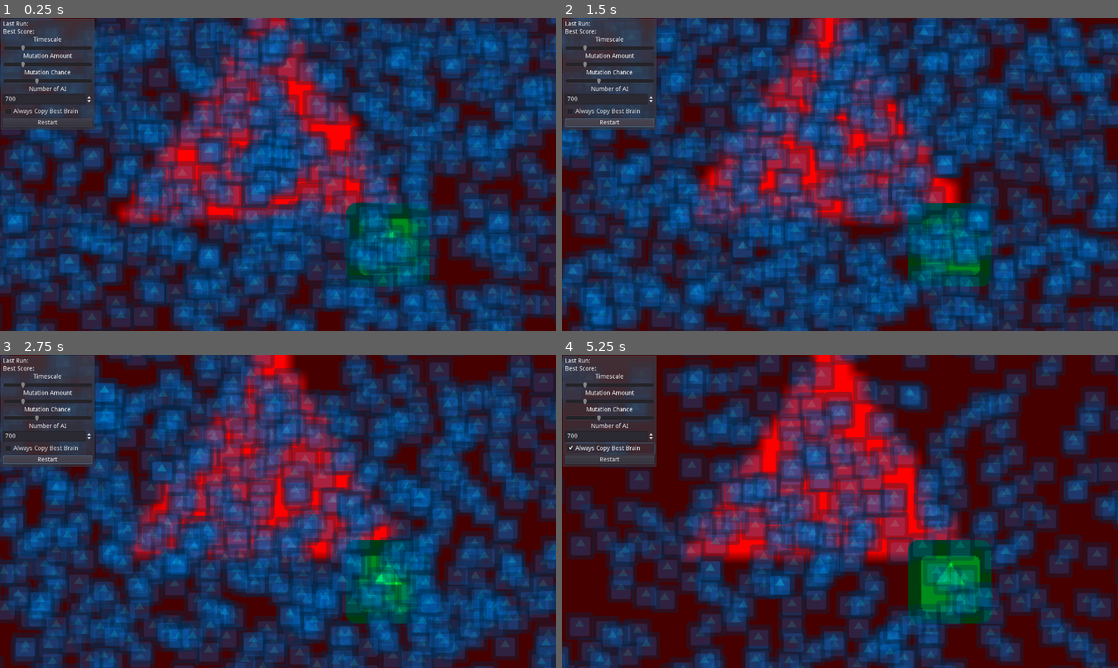
Above: before the commit, frames 1-4 (two rows, left to right).
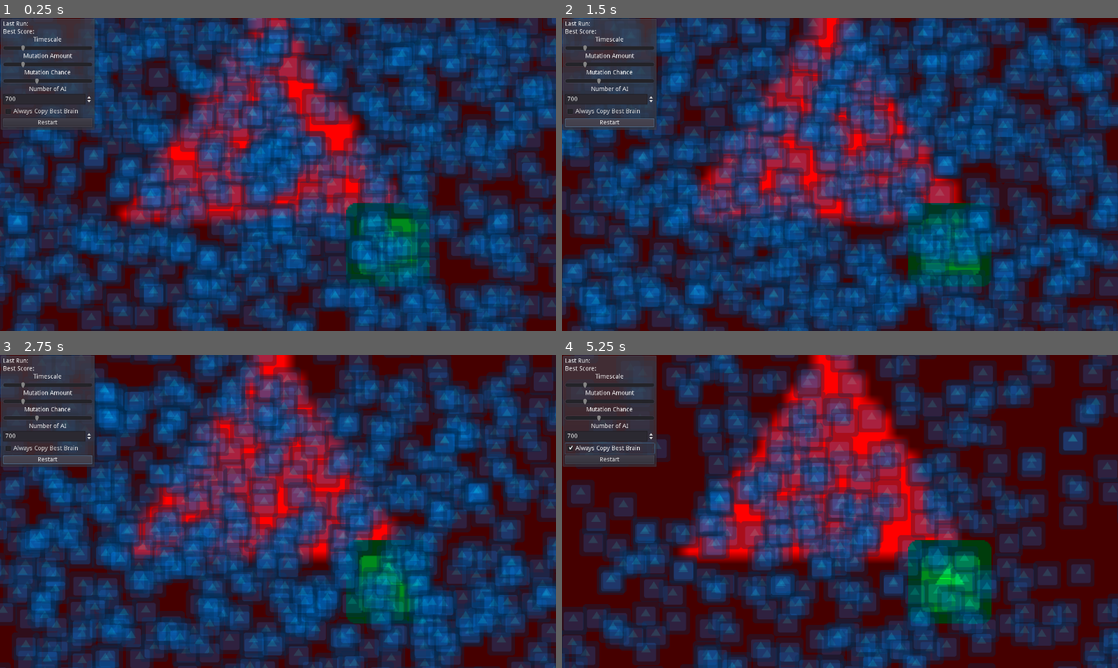
Above: after the commit, the same moments.

Repository: zomdiax5/GodotNeuralCars
Game: Godot game, scene res://Control.tscn
The game is run twice, just before and just after one commit, with the same random seed, the same clock (stepped at 60 frames per second) and the same inputs. The engine's default icon, where the game draws it, is replaced by a stand-in: a white triangle on a blue panel in a dark square.
Inputs:
- Up to frame 1 (0.25 s): no input
- Up to frame 2 (1.5 s): click "Restart" at 0.5 s; click "Restart" at 1.25 s
- Up to frame 3 (2.75 s): click "Restart" at 2 s
- Up to frame 4 (5.25 s): click "Always Copy Best Brain" at 2.75 s; click "Always Copy Best Brain" at 3.5 s; click "Always Copy Best Brain" at 4.25 s

The runs differ from the first frame. In frame 1, 17% of the frame differs, in the area x 0-100%, y 0-100%; in frame 2, 12%; in frame 3, 39%; in frame 4, 60%.

Commit message:
Added bias with promising (?) results

Diff:
--- a/NN.gd
+++ b/NN.gd
@@ -32,7 +32,7 @@
 		for node in range(0,previous_layer.size()):
 			new_node.weights.append(rand_range(-1,1))
 
-	new_node.bias = rand_range(-1,1)
+	new_node.bias = rand_range(-0.1,0.1)
 	new_node.weights.append(rand_range(-1,1))
 	return new_node
 
--- a/NNode.gd
+++ b/NNode.gd
@@ -13,7 +13,7 @@
 
 
 func activation_function(sum :float):
-	return (sum*3) / (1 + abs(sum*3))
+	return (sum*3) / (1 + abs(sum*3))+bias
 	#return tanh(sum)
 
 func calculate(inputs = []): # TODO add bias
@@ -35,3 +35,4 @@
 		var change = rand_range((weight_diff*max_n *-1), weight_diff*max_p) # TODO should slowly make the max/min values less propable, rather than fully disabling it suddenly
 		weights[i] += change
 		weights[i] = clamp(weights[i],-1.0,1.0)
+	bias = rand_range(-0.1,0.1)
